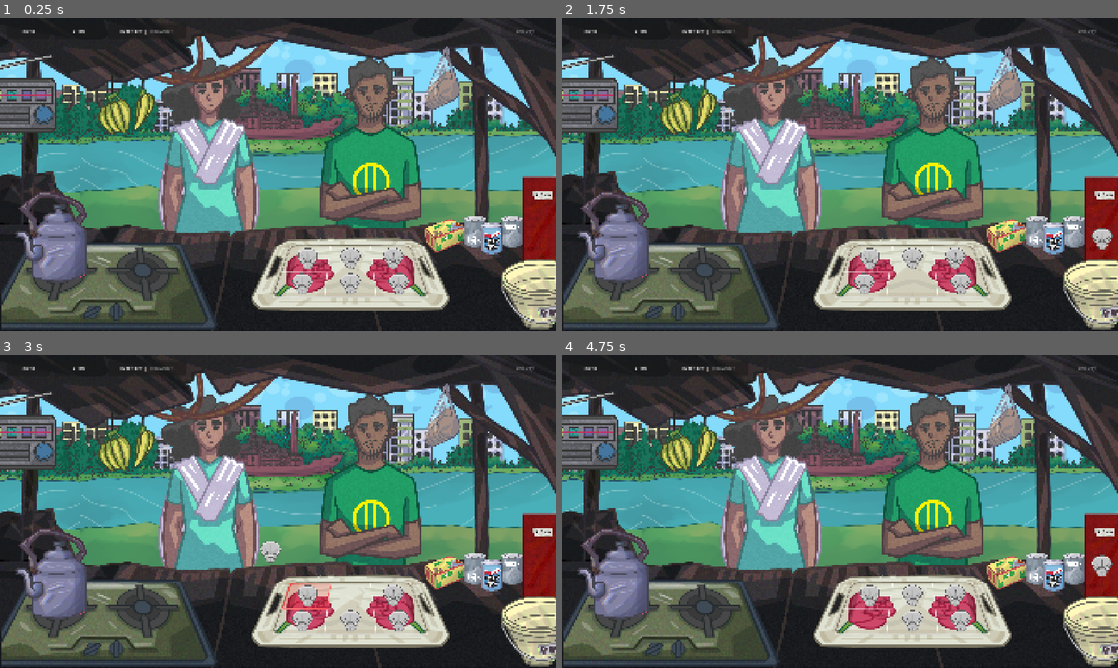
Above: before the commit, frames 1-4 (two rows, left to right).
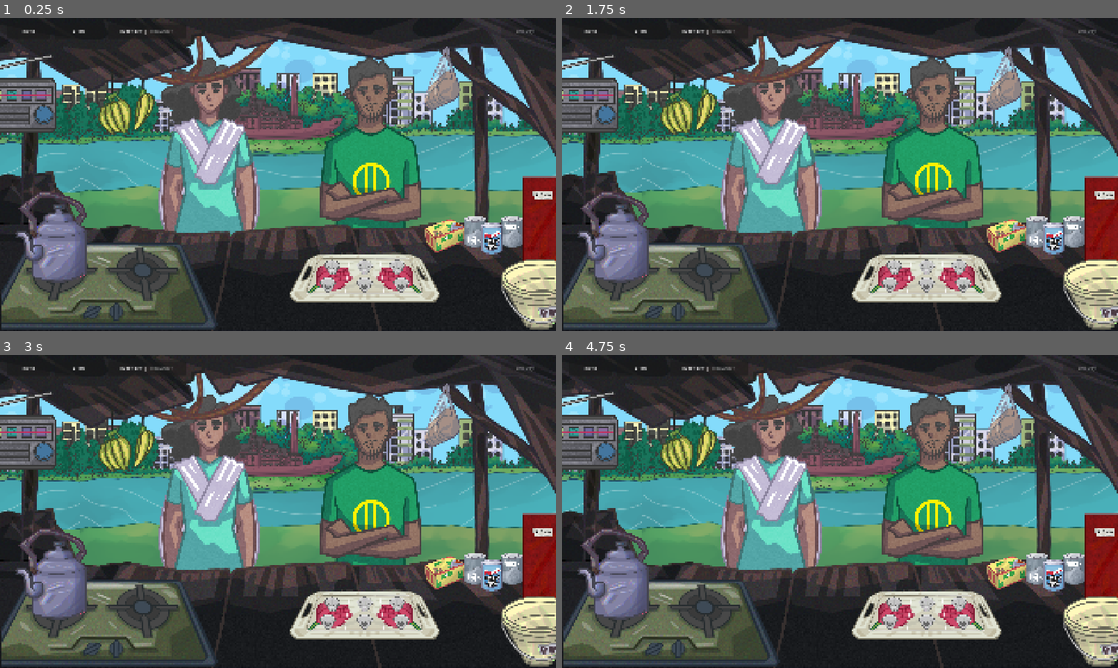
Above: after the commit, the same moments.

Repository: abhikhasnain1/Tong-Manager
Game: Godot game, scene res://scenes/app/Main.tscn
The game is run twice, just before and just after one commit, with the same random seed, the same clock (stepped at 60 frames per second) and the same inputs.
Inputs (mouse positions are in pixels of both pictures, inside the frame that each line leads up to):
- Up to frame 1 (0.25 s): no input
- Up to frame 2 (1.75 s): tap Enter at 0.5 s; drag from (1101, 230) to (912, 274) at 0.52 s; tap Space (pour) at 1.25 s; drag from (912, 274) to (1101, 230) at 1.27 s
- Up to frame 3 (3 s): move the mouse to (305, 596) at 2.02 s; tap Q (quick_wash) at 2.1 s; click (305, 596) at 2.17 s; tap Enter at 2.75 s; drag from (350, 596) to (111, 464) at 2.77 s
- Up to frame 4 (4.75 s): drag from (956, 596) to (1101, 567) at 3.52 s; drag from (862, 621) to (1101, 567) at 4.27 s

The runs differ from the first frame. In frame 1, 5.8% of the frame differs, in the area x 45-81%, y 70-94%; in frame 2, 6.0%; in frame 3, 5.9%; in frame 4, 6.0%, in the area x 45-100%, y 63-94%.

Commit message:
Checkpoint tray scale and footprint tuning

Diff:
--- a/tong-manager/scenes/gameplay/tong/TongDayScreen.tscn
+++ b/tong-manager/scenes/gameplay/tong/TongDayScreen.tscn
@@ -200,7 +200,8 @@
 position = Vector2(-123, -26)
 
 [node name="TrayStation" parent="WorldRoot/ToolLayer" unique_id=1164031835 instance=ExtResource("23_tray_station")]
-position = Vector2(1210, 885)
+position = Vector2(1258.9999, 898)
+scale = Vector2(0.76, 0.68)
 tool_def = ExtResource("3_tools")
 
 [node name="BucketStation" type="Node2D" parent="WorldRoot/ToolLayer" unique_id=2061807017]
--- a/tong-manager/scenes/gameplay/tools/TrayStation.tscn
+++ b/tong-manager/scenes/gameplay/tools/TrayStation.tscn
@@ -8,7 +8,7 @@
 [ext_resource type="Script" uid="uid://cj3pt4bxvtlpx" path="res://scripts/gameplay/interactions/tray_internal_drop_zone.gd" id="6_internal_drop"]
 
 [sub_resource type="ConvexPolygonShape2D" id="ConvexPolygonShape2D_tray"]
-points = PackedVector2Array(-239, -122, 241, -119, 343, 112, -344, 120)
+points = PackedVector2Array(-239, -122, 241, -119, 339, 108, -344, 120)
 
 [node name="TrayStation" type="Node2D" unique_id=1239877257]
 editor_description = "Functional M2 tray. Edit TableFootprintBounds/CollisionPolygon2D for the physical table footprint; edit InternalGrid/AuthoredBounds only for the 3x2 cup grid."
@@ -41,7 +41,7 @@
 monitorable = false
 
 [node name="CollisionPolygon2D" type="CollisionPolygon2D" parent="TableFootprintBounds" unique_id=1671955264]
-polygon = PackedVector2Array(-239, -122, 241, -119, 343, 112, -344, 120)
+polygon = PackedVector2Array(-211, -119, 194, -124, 258, -96, 339, 81, 316, 118, -310, 120, -343, 81, -257, -95)
 
 [node name="InternalGrid" type="Node2D" parent="." unique_id=554544290]
 editor_description = "Move only the four AuthoredBounds markers to fit the tray perspective. CupSlot markers are derived automatically."
